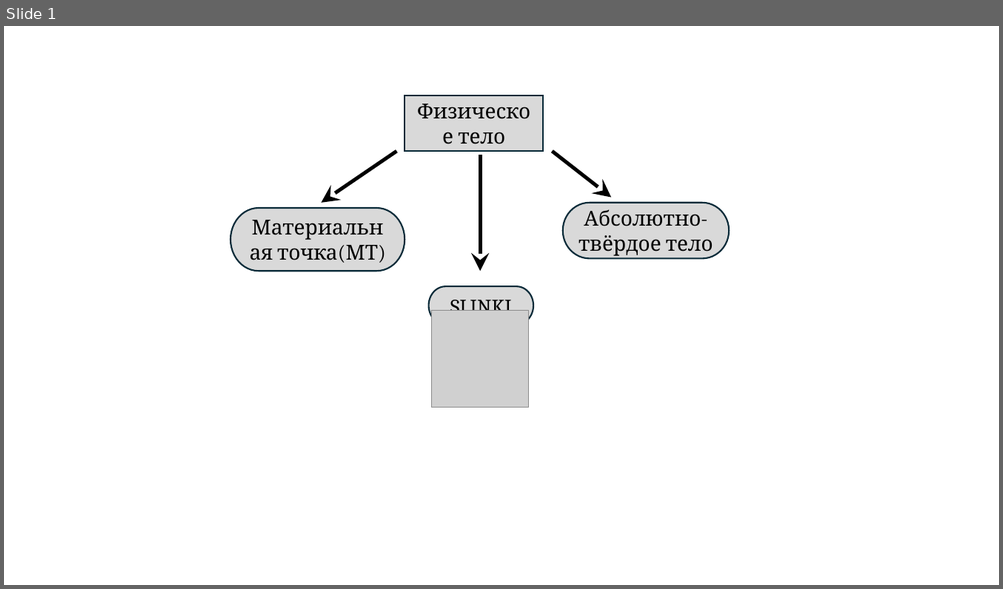
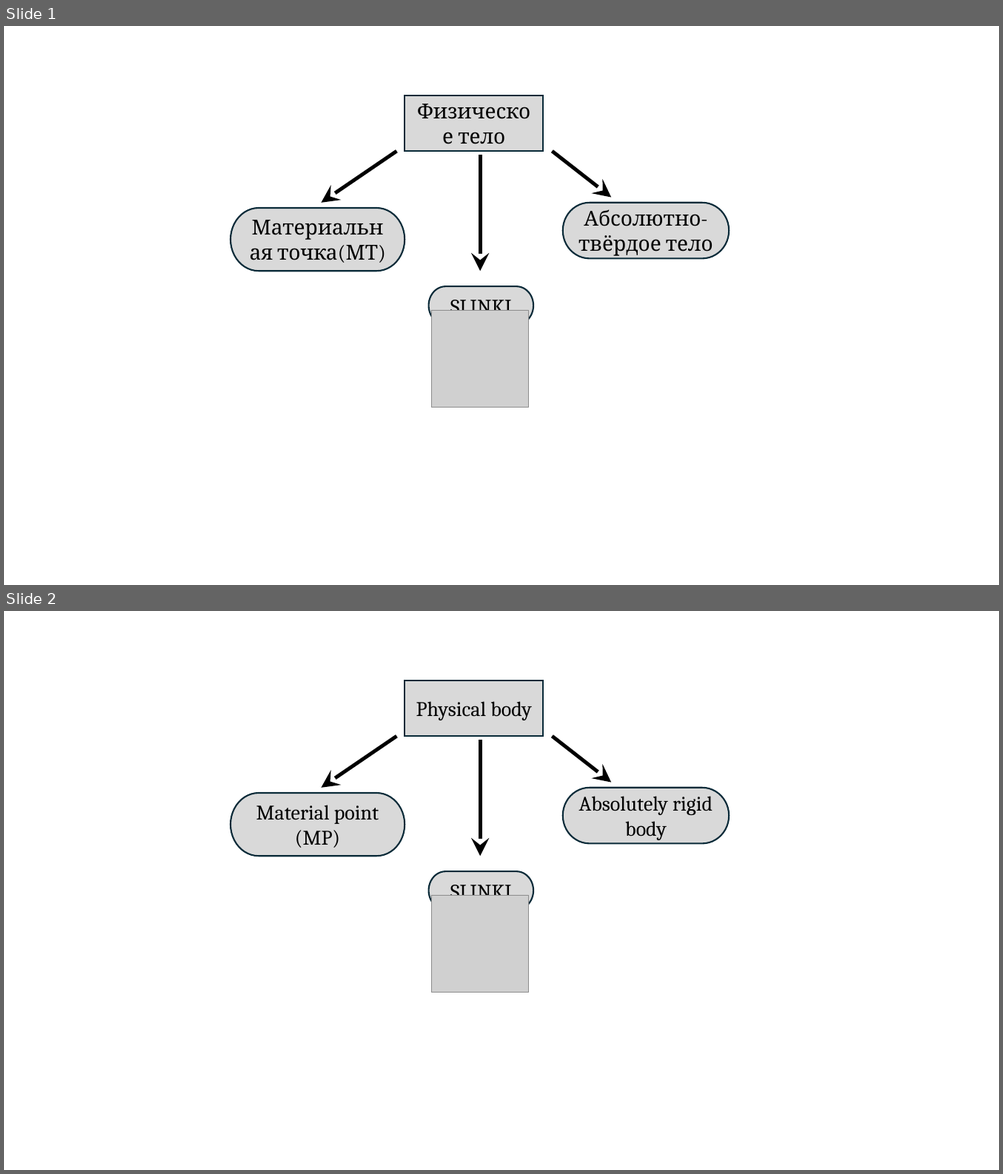
Before and after one commit to savchenko-physics/savchenko-physics.github.io, a slide deck: theory/lecture-drawings.pptx. Shown one above the other, each under a label of ours: slide 1 before the commit, slides 1 and 2 after it. The pictures are 1003x589 and 1003x1174 pixels, drawn with LibreOffice and Linux fonts; fonts in the diff are those of the drawing; grey boxes stand for pictures. Boxes give left, top, right and bottom in pixels: in the first picture for what was removed or moved away, otherwise in the second. Text is boxed around its words. In the diff, an @@ line names an element or a change of style, - is before the commit and + after.

```diff
--- a/theory/lecture-drawings.pptx
+++ b/theory/lecture-drawings.pptx
@@ slide 2 added at (x1=4, y1=611, x2=999, y2=1170), background #FFFFFF @@
@@ rectangle added at (x1=404, y1=681, x2=543, y2=736), fill #D9D9D9, outline #092A39 1.5 pt, 20 pt, text #000000 @@
+Physical body
@@ arrow added from (396, 736) to (321, 788), #000000 3.5 pt @@
@@ arrow added from (480, 740) to (480, 857), #000000 3.5 pt @@
@@ arrow added from (552, 736) to (612, 783), #000000 3.5 pt @@
@@ pill shape added at (x1=563, y1=788, x2=729, y2=844), fill #D9D9D9, outline #092A39 1.5 pt, 20 pt, text #000000 @@
+Absolutely rigid body
@@ pill shape added at (x1=231, y1=793, x2=404, y2=857), fill #D9D9D9, outline #092A39 1.5 pt, 20 pt, text #000000 @@
+Material point (MP)
@@ pill shape added at (x1=429, y1=871, x2=533, y2=909), fill #D9D9D9, outline #092A39 1.5 pt, 20 pt, text #000000 @@
+SLINKI
@@ picture added at (x1=432, y1=895, x2=529, y2=992) @@
```
Also in this commit, not shown: 1 other slide added, 8 other files.
